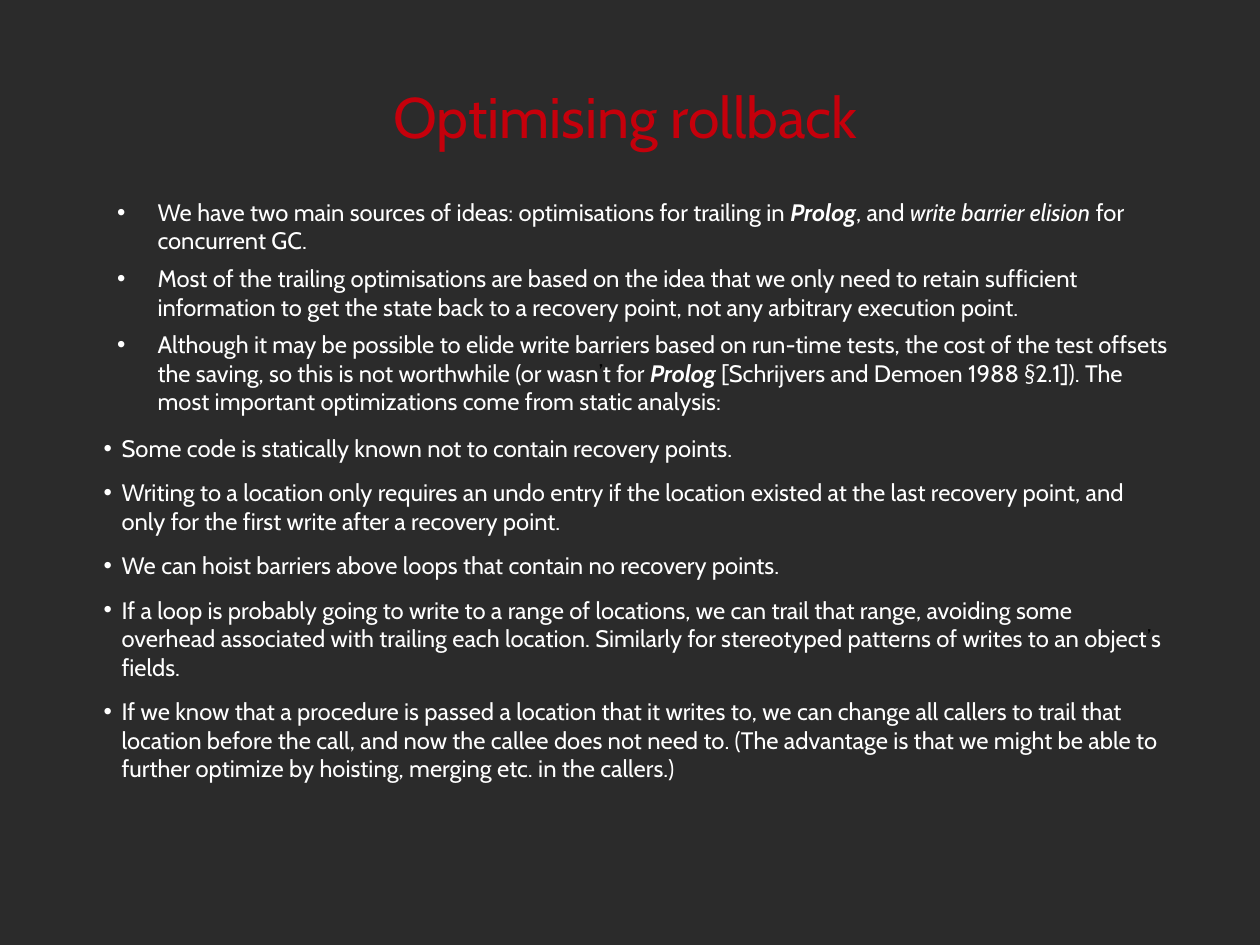
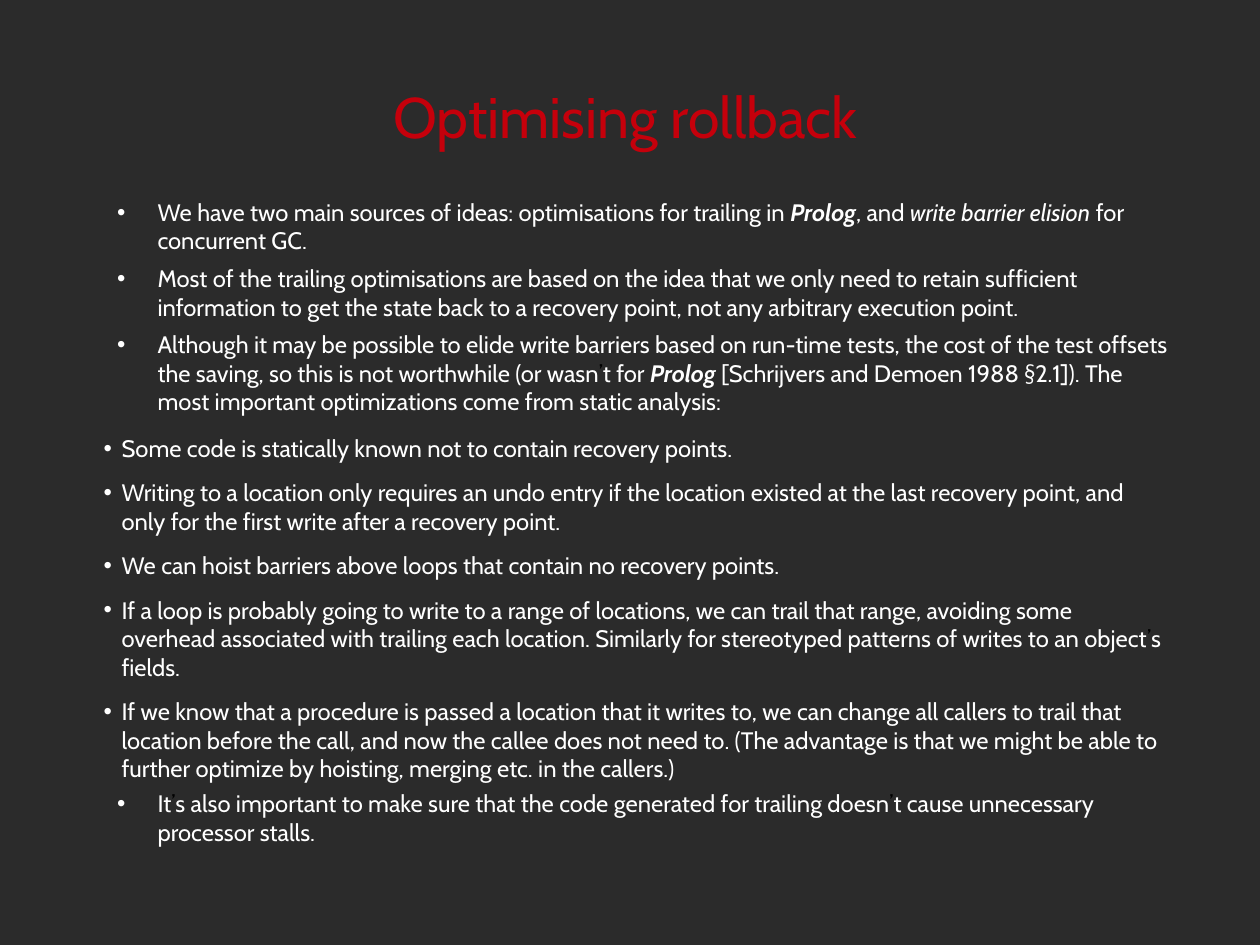
Before and after one commit to noether-lang/noether, a slide deck: slide 24 of doc/presentations/StrangeLoop2014/handling.odp. Drawn at 1260x945 pixels with LibreOffice and Linux fonts; fonts in the diff are those of the drawing; background and template pictures are left out; a plain dark background stands for a picture behind light text. Boxes give left, top, right and bottom in pixels: in the first picture for what was removed or moved away, otherwise in the second. Text is boxed around its words. In the diff, an @@ line names an element or a change of style, - is before the commit and + after.

```diff
--- a/doc/presentations/StrangeLoop2014/handling.odp
+++ b/doc/presentations/StrangeLoop2014/handling.odp
@@ text at <box>158,794,1094,847</box>: paragraph added @@
+• It’s also important to make sure that the code generated for trailing doesn’t cause unnecessary processor stalls.
```
Also in this commit, not shown: 5 other slides changed, 3 other files.
